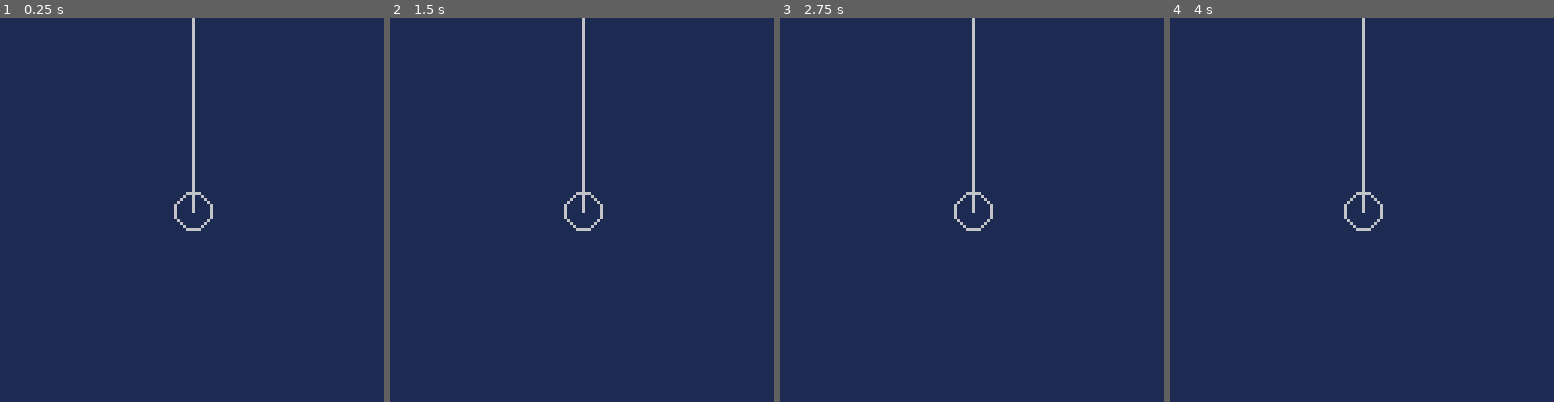
Above: before the commit, frames 1-4 (left to right).
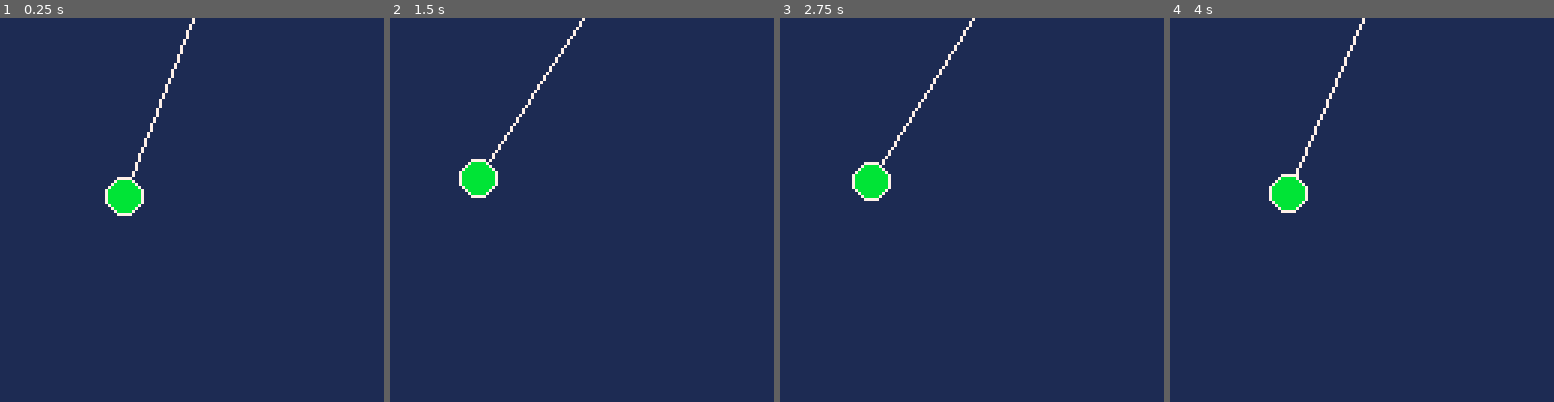
Above: after the commit, the same moments.

Repository: hiddenwaffle/pico8-sandbox
Game: PICO-8 cartridge nature-of-code/3-oscillation/3-4-pendulum.p8
Same seed, same stepped clock (60 frames per second), same inputs: the game is played once before the commit and once after it.
Inputs:
- Up to frame 1 (0.25 s): no input
- Up to frame 2 (1.5 s): no input
- Up to frame 3 (2.75 s): no input
- Up to frame 4 (4 s): no input

The runs differ from the first frame. In frame 1, 1.7% of the frame differs, in the area x 27-56%, y 0-56%; in frame 2, 1.7%; in frame 3, 1.7%; in frame 4, 1.7%.

Commit message:
Finish pendulum

Diff:
--- a/nature-of-code/3-oscillation/3-2-trigonometry-and-polar.p8
+++ b/nature-of-code/3-oscillation/3-2-trigonometry-and-polar.p8
@@ -1,9 +1,6 @@
 pico-8 cartridge // http://www.pico-8.com
 version 18
 __lua__
-
--- this is very different from the video because
--- p8 does not have a lot of the functions used
 
 function _init()
   r = 30
--- a/nature-of-code/3-oscillation/3-3-simple-harmonic-motion.p8
+++ b/nature-of-code/3-oscillation/3-3-simple-harmonic-motion.p8
@@ -1,9 +1,6 @@
 pico-8 cartridge // http://www.pico-8.com
 version 18
 __lua__
-
--- this is very different from the video because
--- p8 does not have a lot of the functions used
 
 function _init()
   t = 0
--- a/nature-of-code/3-oscillation/3-4-pendulum.p8
+++ b/nature-of-code/3-oscillation/3-4-pendulum.p8
@@ -1,23 +1,30 @@
 pico-8 cartridge // http://www.pico-8.com
 version 18
 __lua__
-
--- this is very different from the video because
--- p8 does not have a lot of the functions used
 
 function _init()
   len = 64
   origin = make_pvector(64, 0)
   bob = make_pvector(64, len)
+  angle = 1/8
+  a_vel = 0
+  a_acc = 0
 end
 
 function _update60()
+  bob.x = origin.x + len * sin(angle)
+  bob.y = origin.y + len * cos(angle)
+  a_acc = 0.001 * sin(angle)
+  angle += a_vel
+  a_vel += a_acc
+  a_vel *= 0.99 -- damping to let it eventually stop
 end
 
 function _draw()
   cls(1)
   line(origin.x, origin.y, bob.x, bob.y)
-  circ(bob.x, bob.y, 6)
+  circfill(bob.x, bob.y, 6, 11)
+  circ(bob.x, bob.y, 6, 7)
 end
 
 -->8
